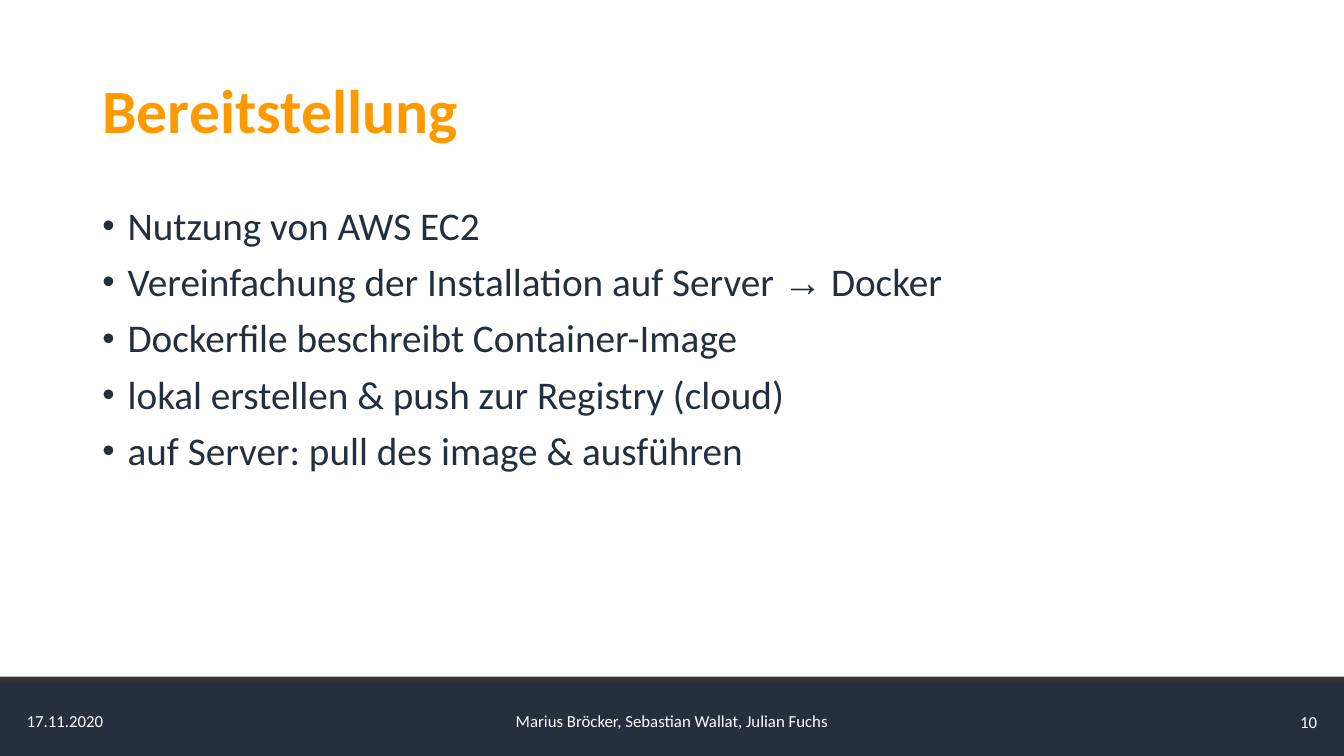
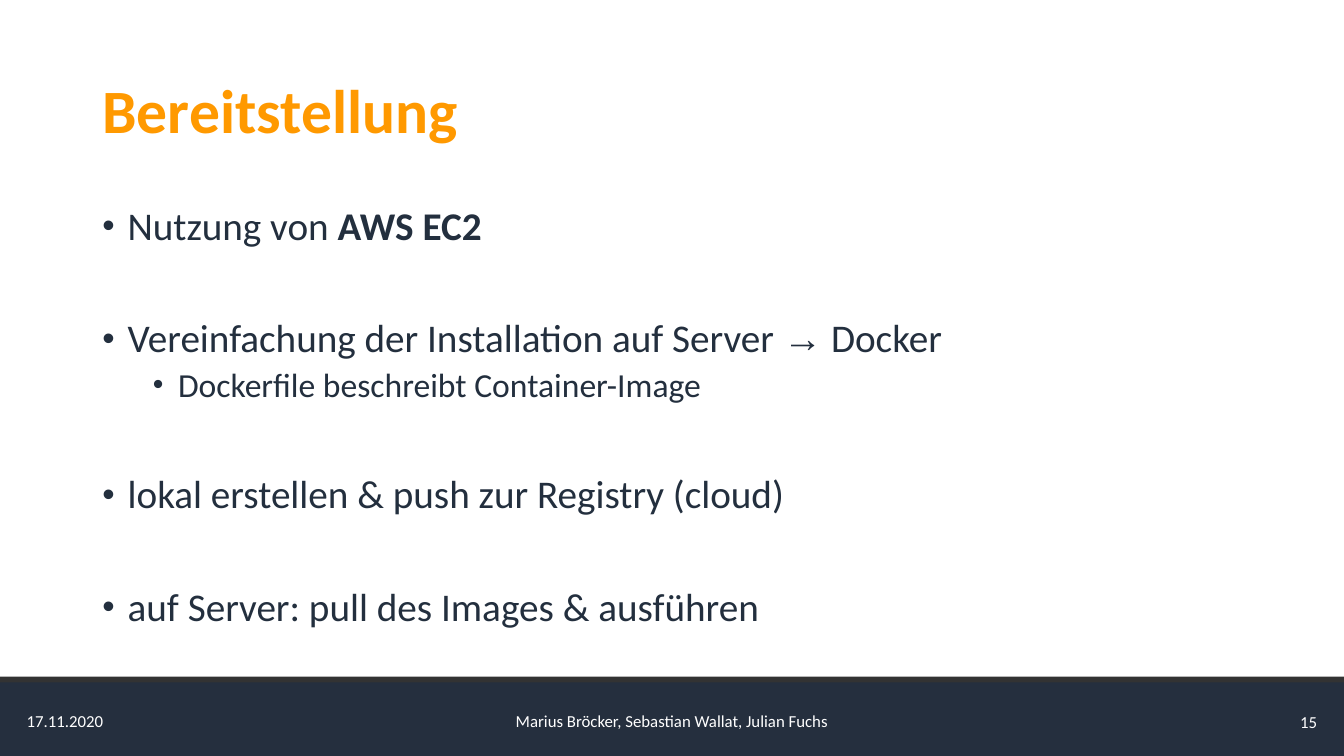
Before and after one commit to AlgorithmicEntropy/AWS_Translate_Polly, a slide deck: slide 15 of presentation/Presentation.pptx (slide 10 before the commit). Drawn at 1344x756 pixels with LibreOffice and Linux fonts; fonts in the diff are those of the drawing. Boxes give left, top, right and bottom in pixels: in the first picture for what was removed or moved away, otherwise in the second. Text is boxed around its words. In the diff, an @@ line names an element or a change of style, - is before the commit and + after.

```diff
--- a/presentation/Presentation.pptx
+++ b/presentation/Presentation.pptx
@@ text at box(128, 214, 701, 403): bold on in "AWS EC2"; size 28 to 24 pt in "Dockerfile beschreibt Container-Image"; list level 1 to 2 in "Dockerfile beschreibt Container-Image" @@
@@ text at box(128, 593, 759, 628): text changed @@
-• auf Server: pull des image & ausführen
+• auf Server: pull des Images & ausführen
@@ page number at box(1300, 717, 1317, 728): text changed @@
-10
+15
```
Also in this commit, not shown: 2 other slides changed, 5 slides added.
